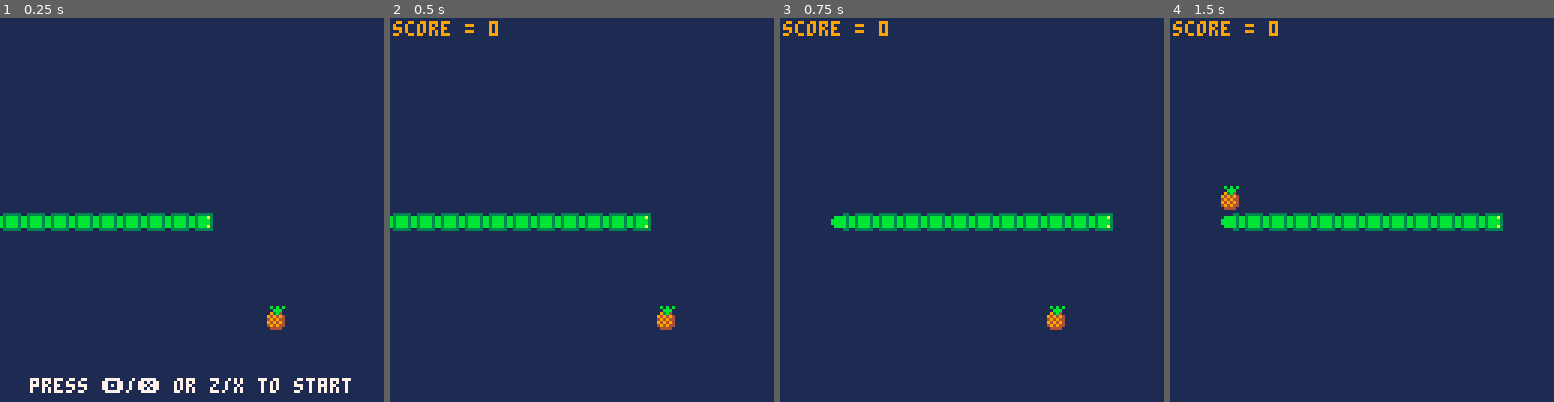
Above: before the commit, frames 1-4 (left to right).
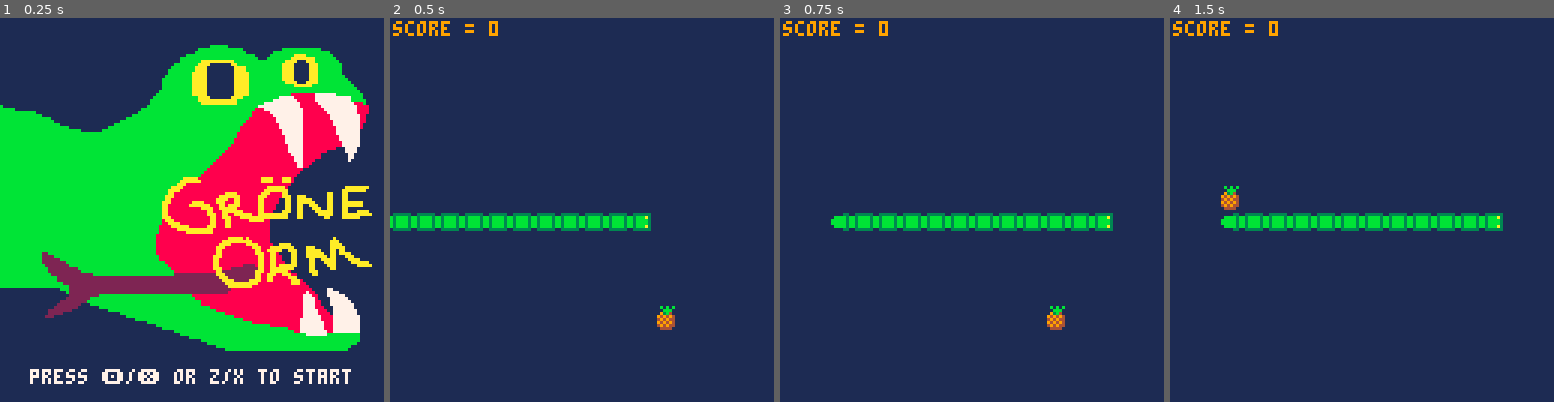
Above: after the commit, the same moments.

Repository: kakardo/Pico-8
Game: PICO-8 cartridge game carts/01 grone orm (snake clone)/snake.p8
The game is run twice, just before and just after one commit, with the same random seed, the same clock (stepped at 60 frames per second) and the same inputs.
Inputs:
- Up to frame 1 (0.25 s): no input
- Up to frame 2 (0.5 s): tap X (X key) at 0.33 s
- Up to frame 3 (0.75 s): tap O (Z key) at 0.7 s
- Up to frame 4 (1.5 s): tap X (X key) at 1.07 s

The runs differ from the first frame. In frame 1, 54% of the frame differs, in the area x 0-97%, y 7-98%; in frame 2, nothing differs; in frame 3, nothing differs; in frame 4, nothing differs.

Commit message:
Better positioning on cover.

Diff:
--- a/game carts/01 grone orm (snake clone)/main.lua
+++ b/game carts/01 grone orm (snake clone)/main.lua
@@ -103,7 +103,7 @@
 	draw_fruit()
 
 	if show_cover then
-		sspr(0, 24, 128, 104, 0, 0)
+		sspr(0, 24, 128, 104, 0, 8)
 		print_cover_msg()
 	end
 
--- a/game carts/01 grone orm (snake clone)/ui.lua
+++ b/game carts/01 grone orm (snake clone)/ui.lua
@@ -42,7 +42,7 @@
 function print_cover_msg()
   local msg = "press 🅾️/❎ or z/x to start"
   local x = 60 - #msg * 2
-  local y = 120
+  local y = 117
   print(msg, x, y, 7)
 end
 
Not shown, changed: 206 lines of the sprite sheet (__gfx__) section of game carts/01 grone orm (snake clone)/snake.p8
